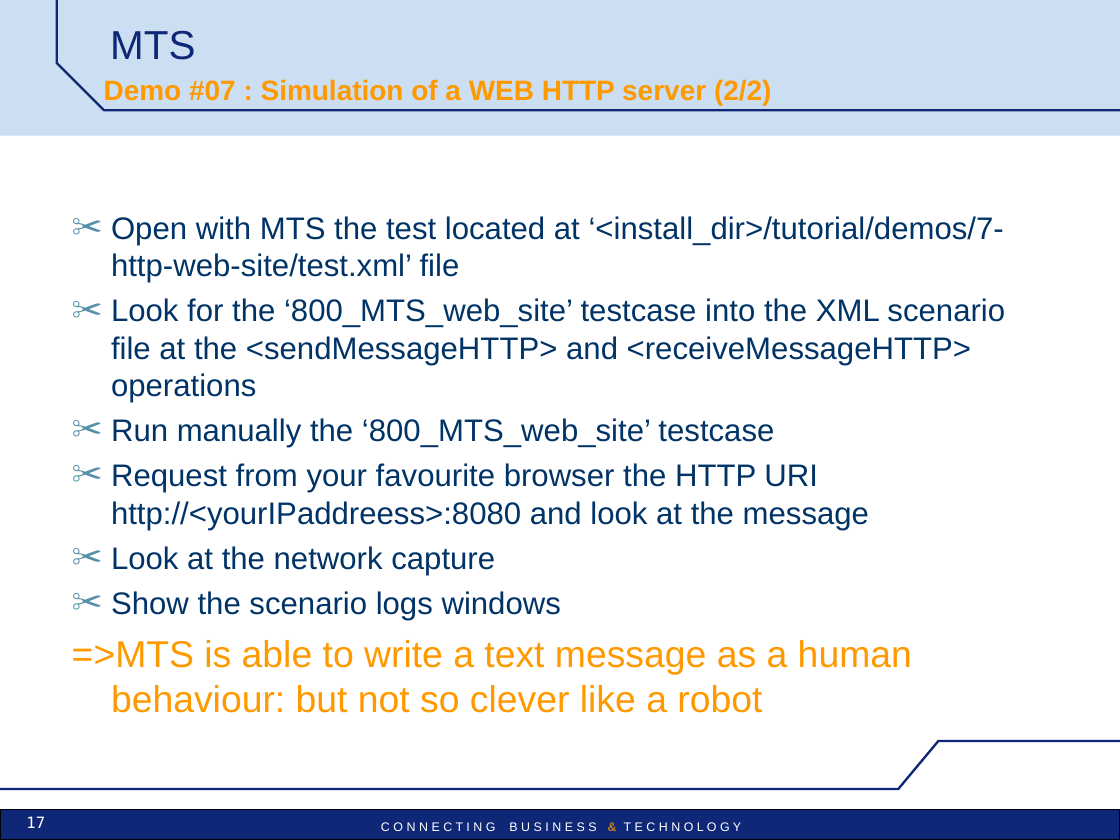
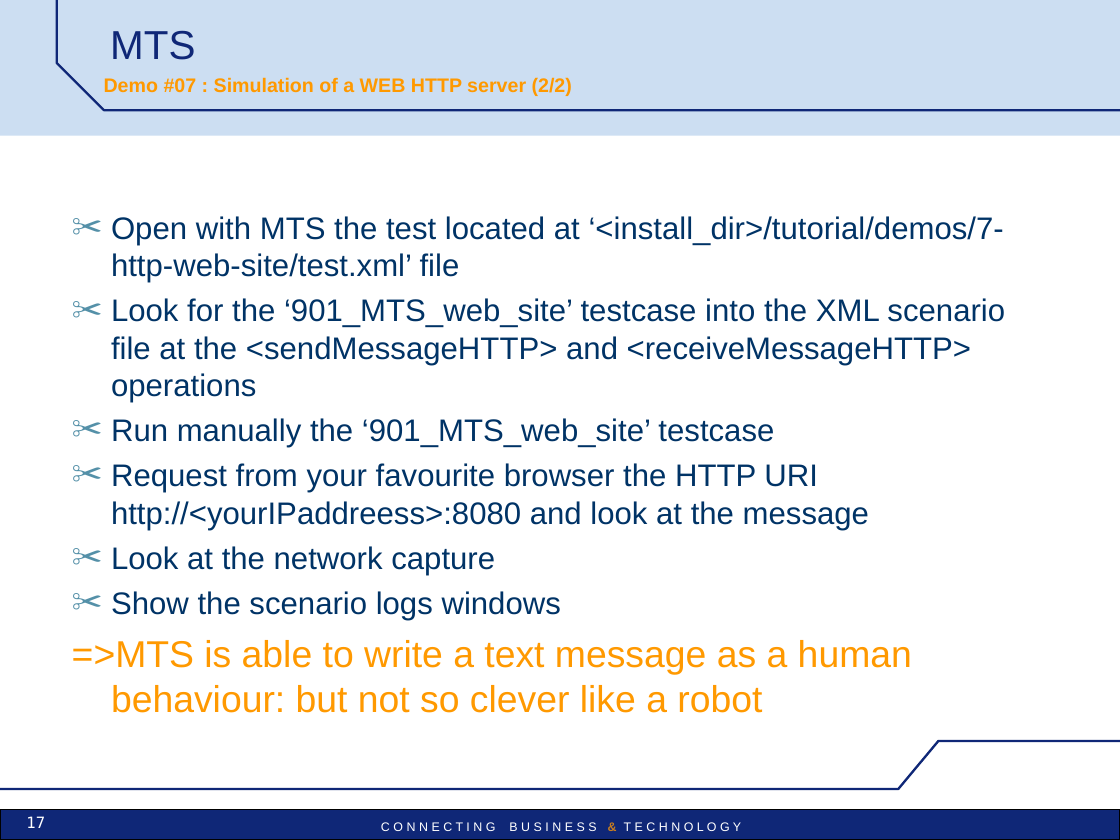
Before and after one commit to vu3mmg/mts-project, a slide deck: slide 17 of trunk/mts/src/main/doc/MTS_pres_demos.ppt. Drawn at 1120x840 pixels with LibreOffice and Linux fonts; fonts in the diff are those of the drawing; background and template pictures are left out. Boxes give left, top, right and bottom in pixels: in the first picture for what was removed or moved away, otherwise in the second. Text is boxed around its words. In the diff, an @@ line names an element or a change of style, - is before the commit and + after.

Commit message:
Reorganiser tuto HTTP : garder les messages DEPRECATED

```diff
--- a/trunk/mts/src/main/doc/MTS_pres_demos.ppt
+++ b/trunk/mts/src/main/doc/MTS_pres_demos.ppt
@@ text "Demo #07 : Simulation of ..." at (104,77,572,96): size 18 to 12.6 pt @@
@@ text at (111,298,1005,447): text changed @@
-✂ Look for the ‘800_MTS_web_site’ testcase into the XML scenario file at the <sendMessageHTTP> and <receiveMessageHTTP> operations
-✂ Run manually the ‘800_MTS_web_site’ testcase
+✂ Look for the ‘901_MTS_web_site’ testcase into the XML scenario file at the <sendMessageHTTP> and <receiveMessageHTTP> operations
+✂ Run manually the ‘901_MTS_web_site’ testcase
```
Also in this commit, not shown: 25 other slides changed, 31 other files.
